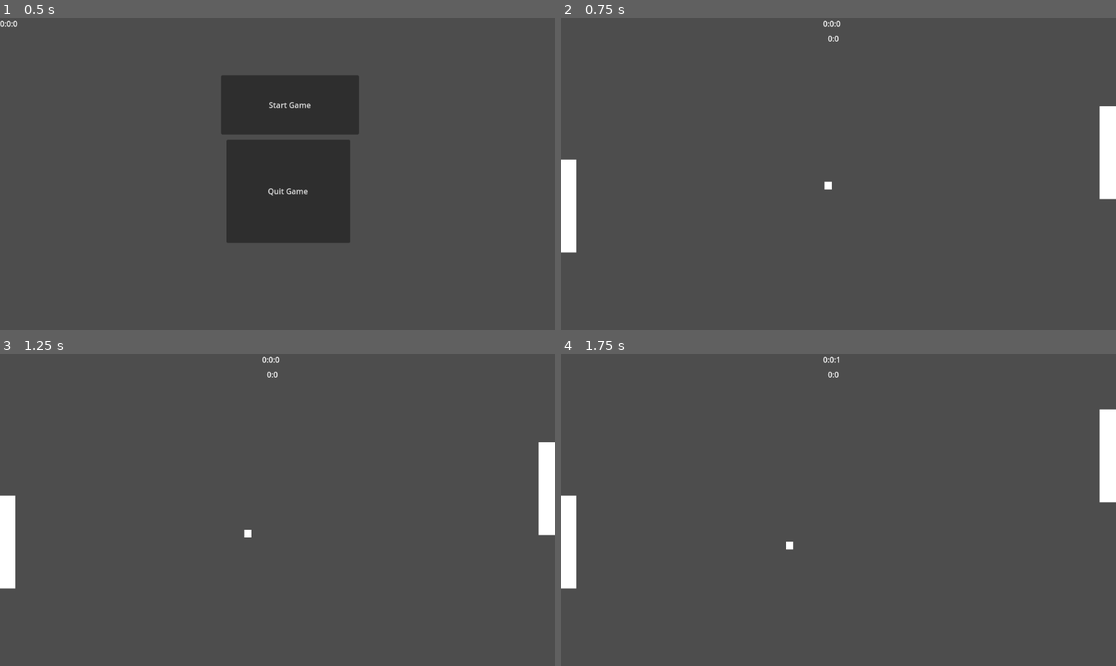
Above: before the commit, frames 1-4 (two rows, left to right).
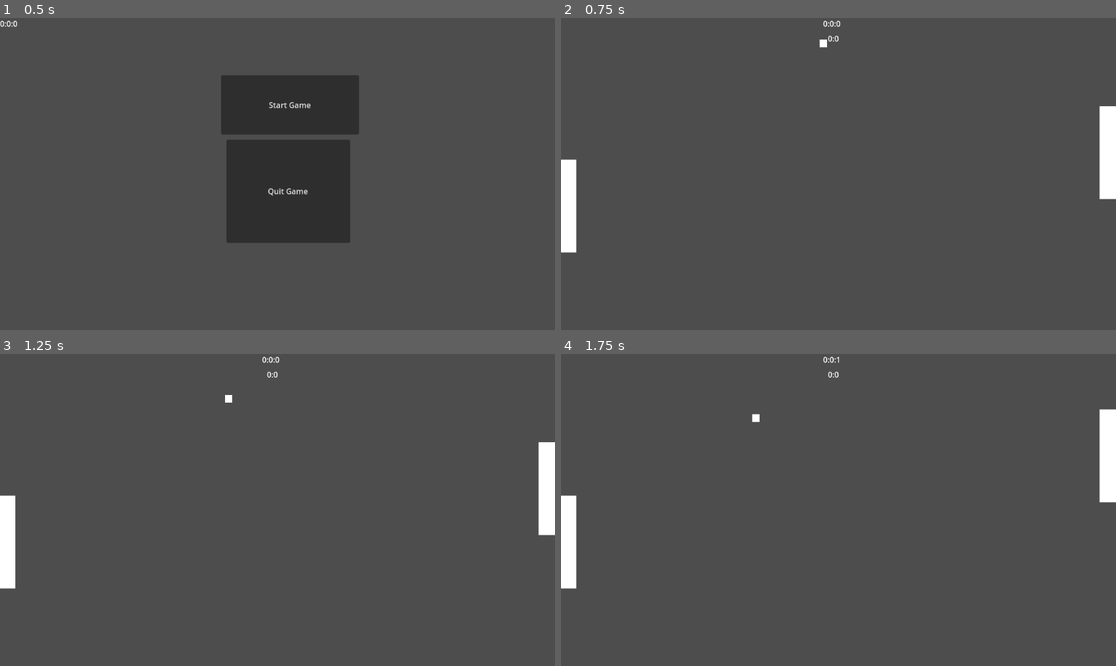
Above: after the commit, the same moments.

Repository: Herotech1105/InfLocherDemo
Game: Godot game, scene res://main.tscn
Two runs of this game, one before a commit and one after it. Both use one fixed random seed, a clock stepped at 60 frames per second and the inputs below.
Inputs:
- Up to frame 1 (0.5 s): no input
- Up to frame 2 (0.75 s): click "Start Game" at 0.5 s
- Up to frame 3 (1.25 s): no input
- Up to frame 4 (1.75 s): hold Up from 1.28 s (still down)

Frame 1 is identical in both runs. In frame 2, less than 0.1% of the frame differs, in the area x 46-49%, y 6-56%; in frame 3, less than 0.1%; in frame 4, less than 0.1%.

Commit message:
Physics acceleration
Ball gains momentum based on Player direction

Diff:
--- a/Informatik_Demo/Ball.gd
+++ b/Informatik_Demo/Ball.gd
@@ -9,27 +9,35 @@
 
 func _ready():
 	position.x = 575
-	position.y = 325
-	velocity.y = 50
+	position.y = 25
+	velocity.y = 80
 	if score ==2:
-		velocity.x = 80
+		velocity.x = 140
 	else :
-		velocity.x = -80
+		velocity.x = -140
 
 
 func _physics_process(delta):
-	if position.y < -20:
+	if position.y < -10:
 		velocity.y = - velocity.y
 	if position.y > 620:
 		velocity.y = - velocity.y
 	if velocity.x == 0:
 		counter += 1
 		if direction == 1:
-			velocity.x = (80 + 10 * counter) * direction
 			direction = -1
+			if Input.is_key_pressed(KEY_UP):
+					velocity.y -= 30
+			if Input.is_key_pressed(KEY_DOWN):
+					velocity.y += 30
 		else:
-			velocity.x = (80 + 10 * counter) * direction
 			direction = 1
+			if Input.is_key_pressed(KEY_W):
+					velocity.y -= 30
+			if Input.is_key_pressed(KEY_S):
+					velocity.y += 30
+
+		velocity.x = (140 + 10 * counter) * direction
 
 	if position.x<0:
 		get_node("/root/Pong/Counter").Left+=1
--- a/Informatik_Demo/Player 2.gd
+++ b/Informatik_Demo/Player 2.gd
@@ -1,13 +1,13 @@
 extends CharacterBody2D
 
 
-
+var distance = 0
 
 func _physics_process(delta):
-	var velocity = 150*delta
+	distance = 150*delta
 	if Input.is_key_pressed(KEY_UP):
 		if position.y>-170:
-			position.y -= velocity
-	if Input.is_key_pressed(KEY_DOWN):
-		if position.y < 310:
-			position.y += velocity
+			position.y -= distance
+	elif Input.is_key_pressed(KEY_DOWN):
+			if position.y < 310:
+				position.y += distance
--- a/Informatik_Demo/Player.gd
+++ b/Informatik_Demo/Player.gd
@@ -1,15 +1,16 @@
 extends CharacterBody2D
 
 var start_position: Vector2 = Vector2(-60, 200)
+var distance = 0
 
 func _ready():
 	position = start_position
 
 func _physics_process(delta):
-	var velocity = 150*delta
+	distance = 150*delta
 	if Input.is_key_pressed(KEY_W):
 		if position.y>-120:
-			position.y -= velocity
-	if Input.is_key_pressed(KEY_S):
+			position.y -= distance
+	elif Input.is_key_pressed(KEY_S):
 		if position.y < 360:
-			position.y += velocity
+			position.y += distance
